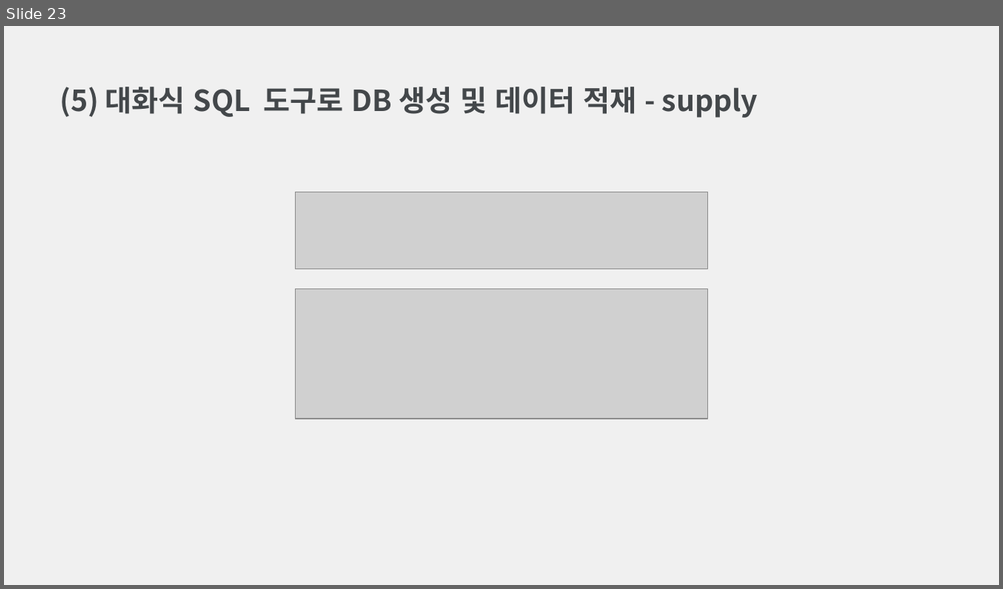
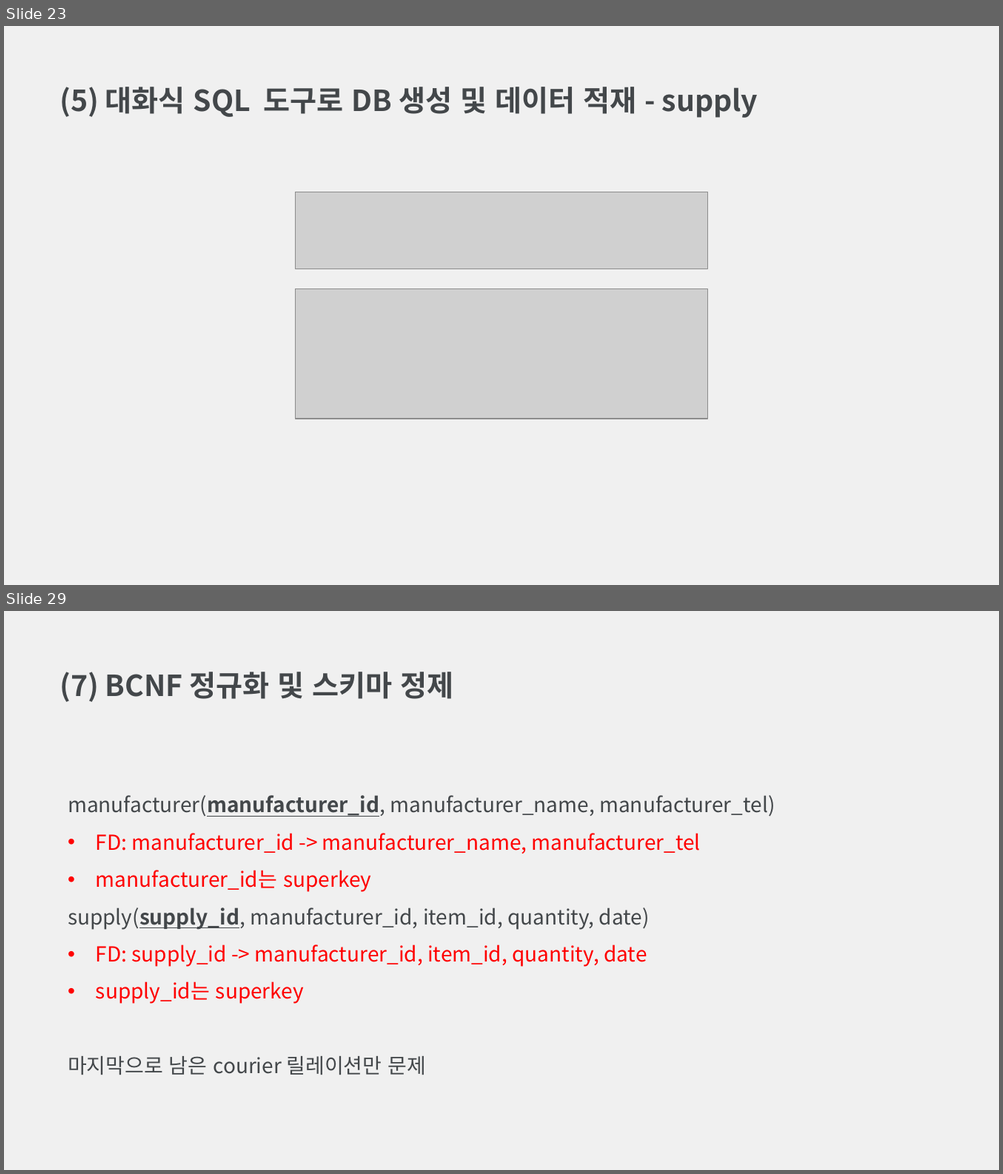
Before and after one commit to Archive-CAU/Database-Design, a slide deck: 데이터베이스설계 과제 4.pptx. Shown one above the other, each under a label of ours: slide 23 before the commit, slides 23 and 29 after it; the slides between them are not shown. The pictures are 1003x589 and 1003x1174 pixels, drawn with LibreOffice and Linux fonts; fonts in the diff are those of the drawing; grey boxes stand for pictures. Boxes give left, top, right and bottom in pixels: in the first picture for what was removed or moved away, otherwise in the second. Text is boxed around its words. In the diff, an @@ line names an element or a change of style, - is before the commit and + after.

```diff
--- a/데이터베이스설계 과제 4.pptx
+++ b/데이터베이스설계 과제 4.pptx
@@ slide 29 added at <box>4,611,999,1170</box>, background #F0F0F0 @@
@@ text added at <box>60,672,453,702</box>, 28 pt, text #43474A, bold @@
+(7) BCNF 정규화 및 스키마 정제
@@ text added at <box>68,795,775,1075</box>, 20 pt, text #FF0000 @@
+manufacturer(manufacturer_id, manufacturer_name, manufacturer_tel)
+• FD: manufacturer_id -> manufacturer_name, manufacturer_tel
+• manufacturer_id는 superkey
+supply(supply_id, manufacturer_id, item_id, quantity, date)
+• FD: supply_id -> manufacturer_id, item_id, quantity, date
+• supply_id는 superkey
+마지막으로 남은 courier 릴레이션만 문제
```
Also in this commit, not shown: 3 slides changed, 7 other slides added, 2 other files.
